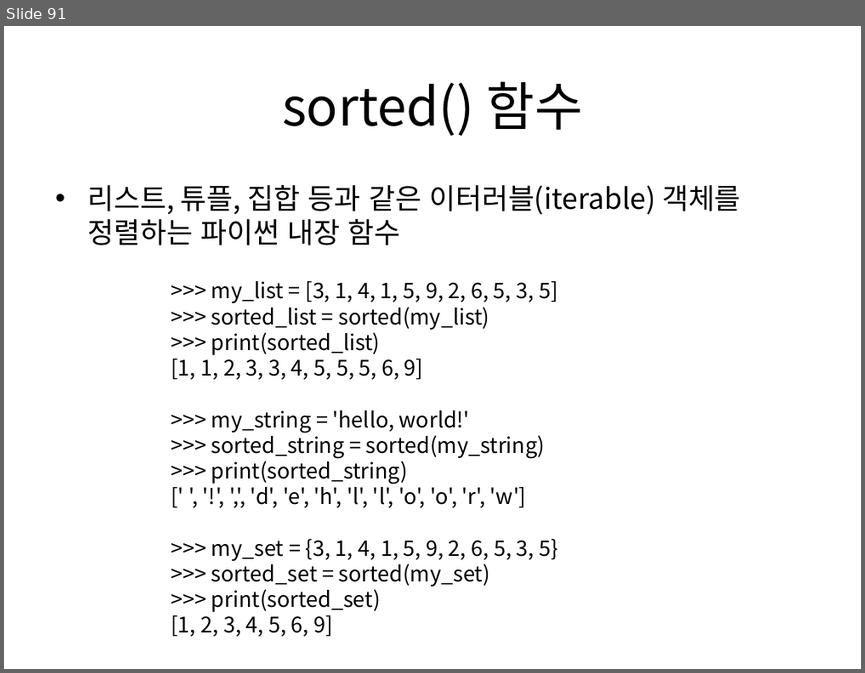
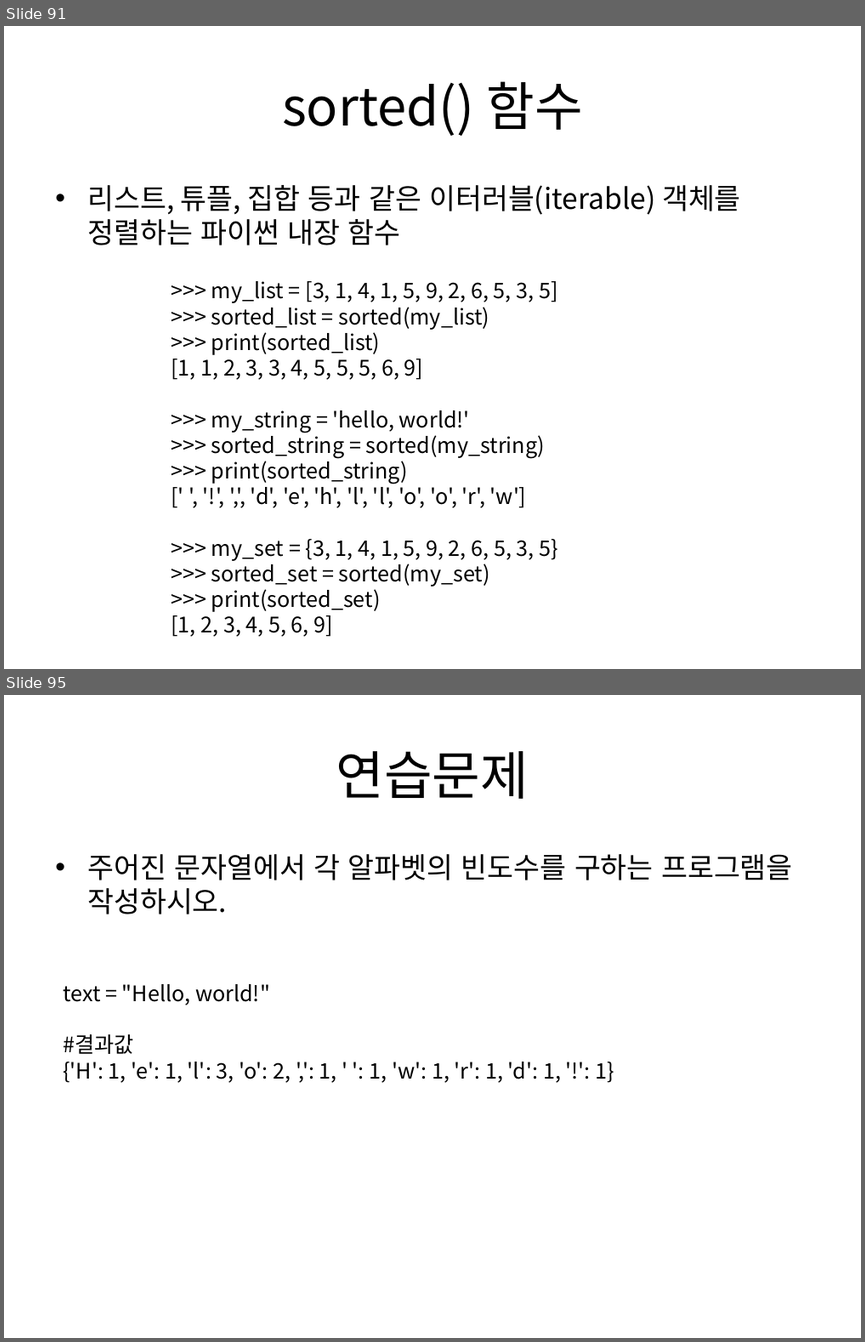
Before and after one commit to Dnadit/Python, a slide deck: 강의자료/파이썬 3.pptx. Shown one above the other, each under a label of ours: slide 91 before the commit, slides 91 and 95 after it; the slides between them are not shown. The pictures are 865x673 and 865x1342 pixels, drawn with LibreOffice and Linux fonts; fonts in the diff are those of the drawing. Boxes give left, top, right and bottom in pixels: in the first picture for what was removed or moved away, otherwise in the second. Text is boxed around its words. In the diff, an @@ line names an element or a change of style, - is before the commit and + after.

```diff
--- a/강의자료/파이썬 3.pptx
+++ b/강의자료/파이썬 3.pptx
@@ slide 95 added at [4, 695, 861, 1338], background #FFFFFF @@
@@ title added at [336, 751, 529, 799], 44 pt, text #000000 @@
+연습문제
@@ text added at [87, 854, 793, 914], 24 pt, text #000000 @@
+• 주어진 문자열에서 각 알파벳의 빈도수를 구하는 프로그램을 작성하시오.
@@ text added at [63, 984, 613, 1083], 18 pt, text #000000 @@
+text = "Hello, world!"
+#결과값
+{'H': 1, 'e': 1, 'l': 3, 'o': 2, ',': 1, ' ': 1, 'w': 1, 'r': 1, 'd': 1, '!': 1}
```
Also in this commit, not shown: 2 slides changed, 4 other slides added, 7 other files.
